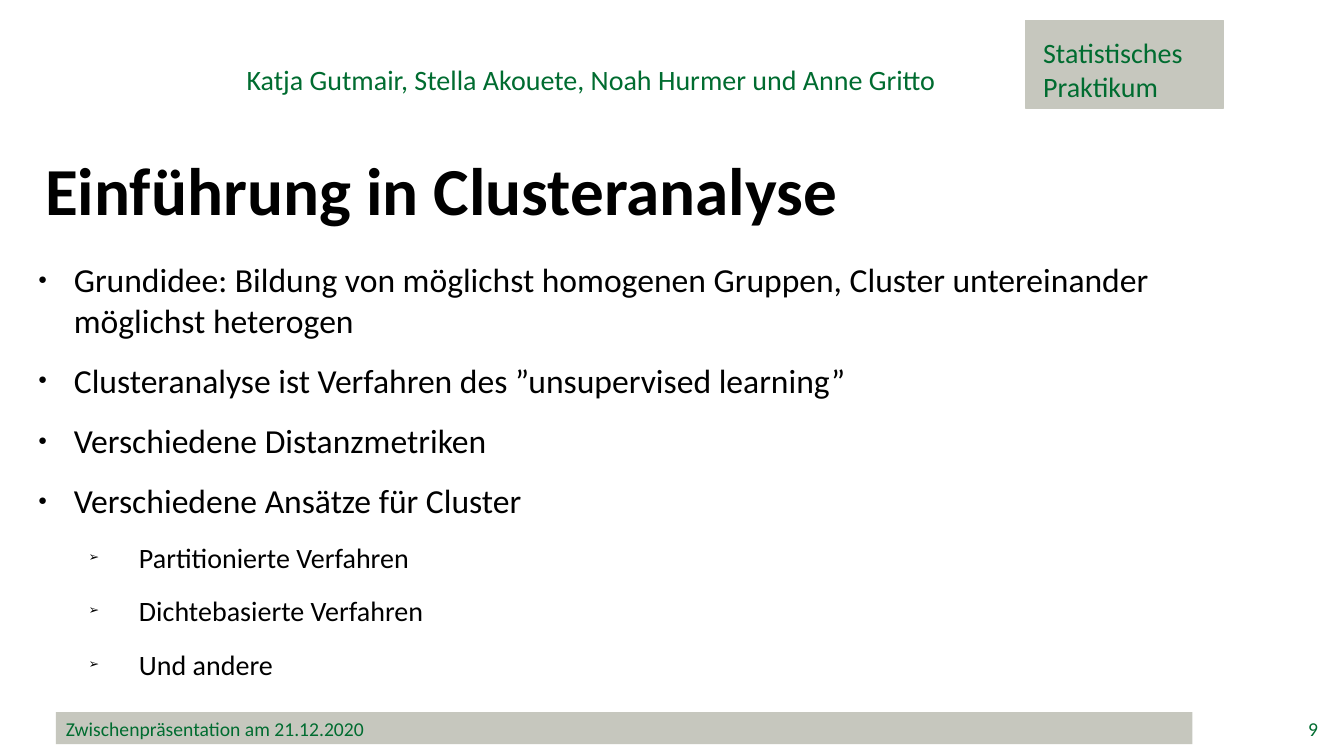
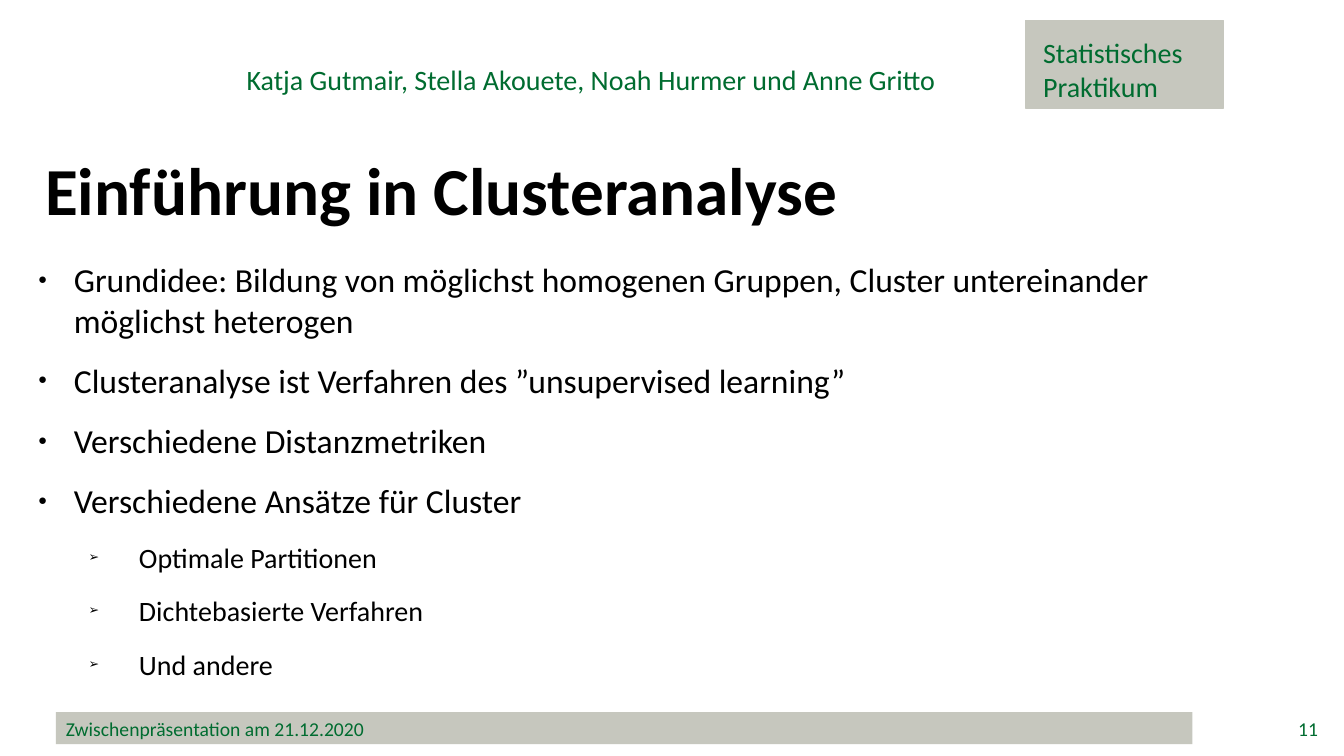
Before and after one commit to minimops/weatherFrog, a slide deck: slide 11 of ppt/Zwischenpraesentation_v1.1.pptx (slide 9 before the commit). Drawn at 1344x756 pixels with LibreOffice and Linux fonts; fonts in the diff are those of the drawing; background and template pictures are left out. Boxes give left, top, right and bottom in pixels: in the first picture for what was removed or moved away, otherwise in the second. Text is boxed around its words. In the diff, an @@ line names an element or a change of style, - is before the commit and + after.

```diff
--- a/ppt/Zwischenpraesentation_v1.1.pptx
+++ b/ppt/Zwischenpraesentation_v1.1.pptx
@@ text at <box>139,548,376,573</box>: text changed @@
-  ➢ Partitionierte Verfahren
+  ➢ Optimale Partitionen
@@ page number at <box>1298,723,1318,736</box>: text changed @@
-9
+11
```
Also in this commit, not shown: 13 other slides changed, 25 slides added.
